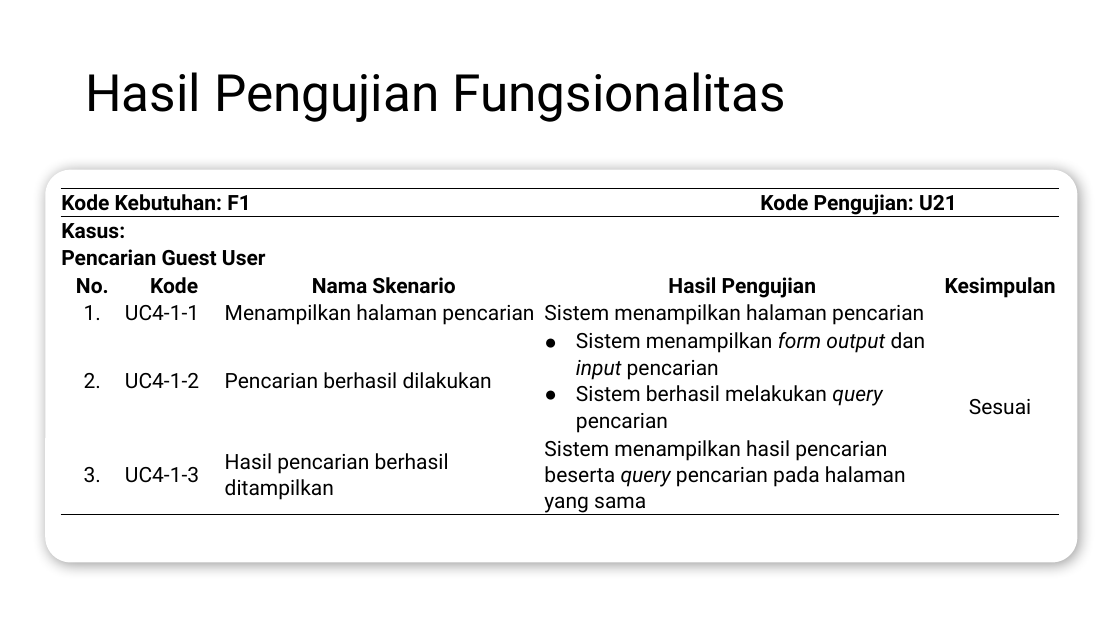
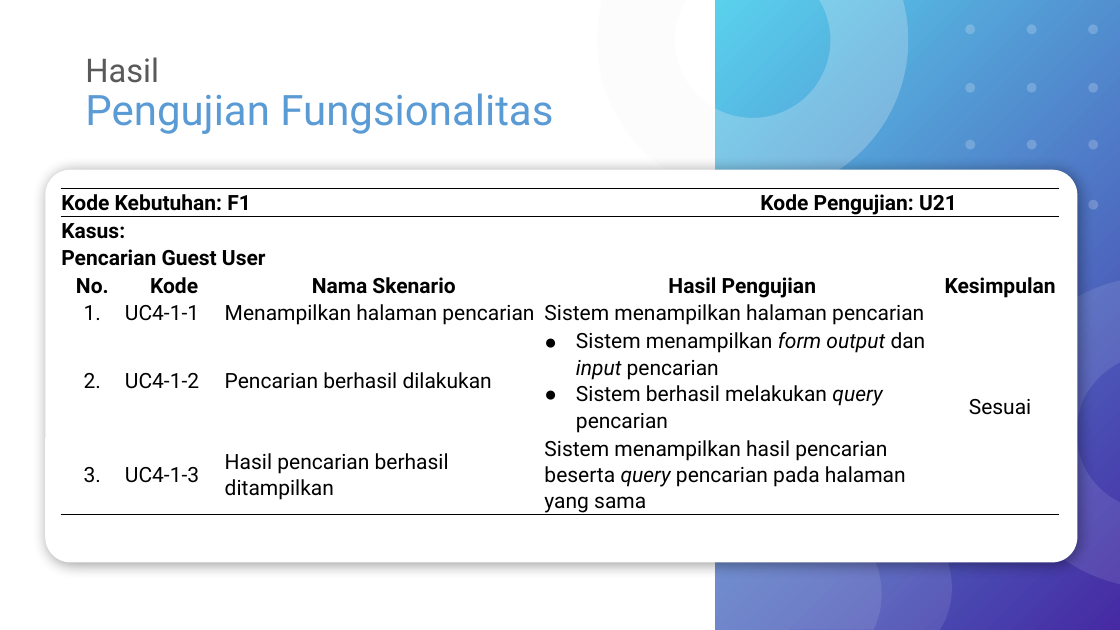
Before and after one commit to wardanacoolant/Tugas-Akhir, a slide deck: slide 32 of Hari-H Sidang/Rancangan Presentasi Skripsi.pptx. Drawn at 1120x630 pixels with LibreOffice and Linux fonts; fonts in the diff are those of the drawing. Boxes give left, top, right and bottom in pixels: in the first picture for what was removed or moved away, otherwise in the second. Text is boxed around its words. In the diff, an @@ line names an element or a change of style, - is before the commit and + after.

```diff
--- a/Hari-H Sidang/Rancangan Presentasi Skripsi.pptx
+++ b/Hari-H Sidang/Rancangan Presentasi Skripsi.pptx
@@ title "Hasil Pengujian Fungsionalitas" at [85, 57, 553, 134]: size 44 to 28 pt, text colour #000000 to #595959 in "Hasil"; size 44 to 36 pt, text colour #000000 to #5B9BD5 in "Pengujian Fungsionalitas" @@
@@ group added at [597, 0, 1120, 630]: 3 freeform shapes, 2 donuts, 1 rectangle @@
```
Also in this commit, not shown: 42 other slides changed, 1 other file.
